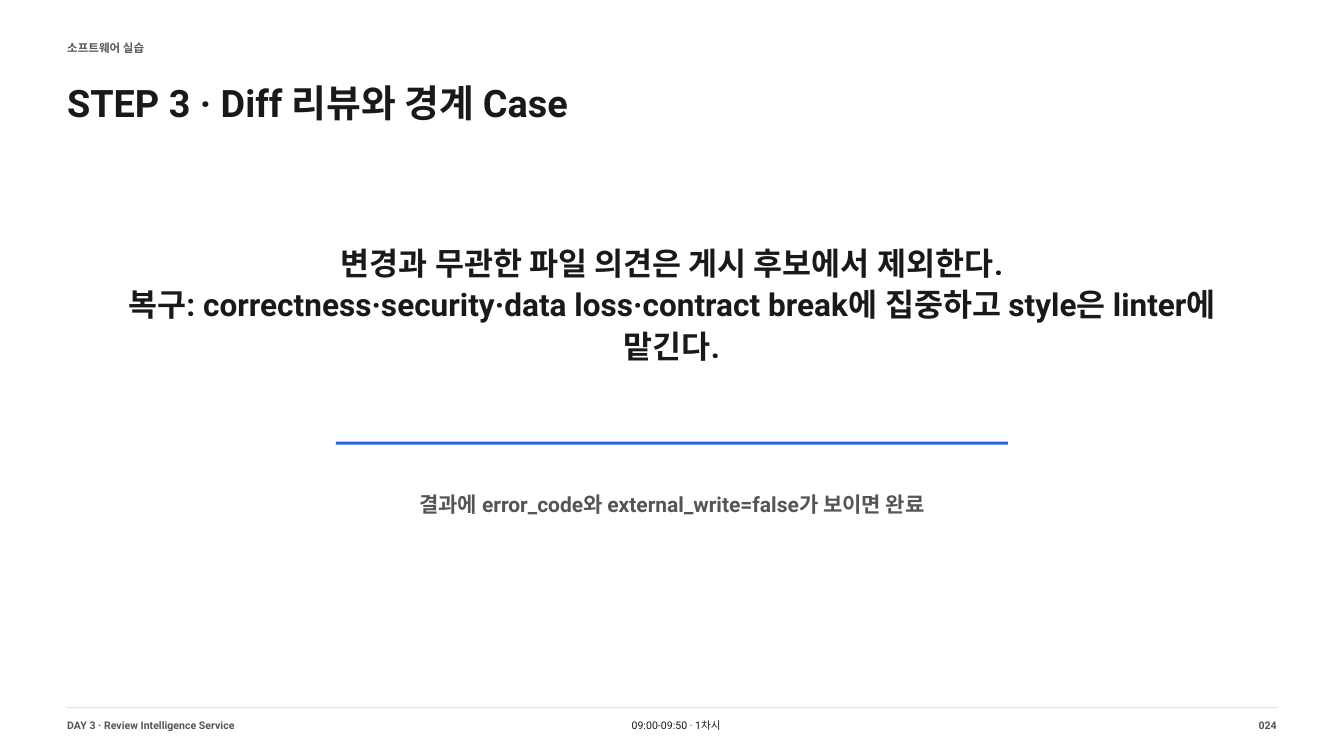
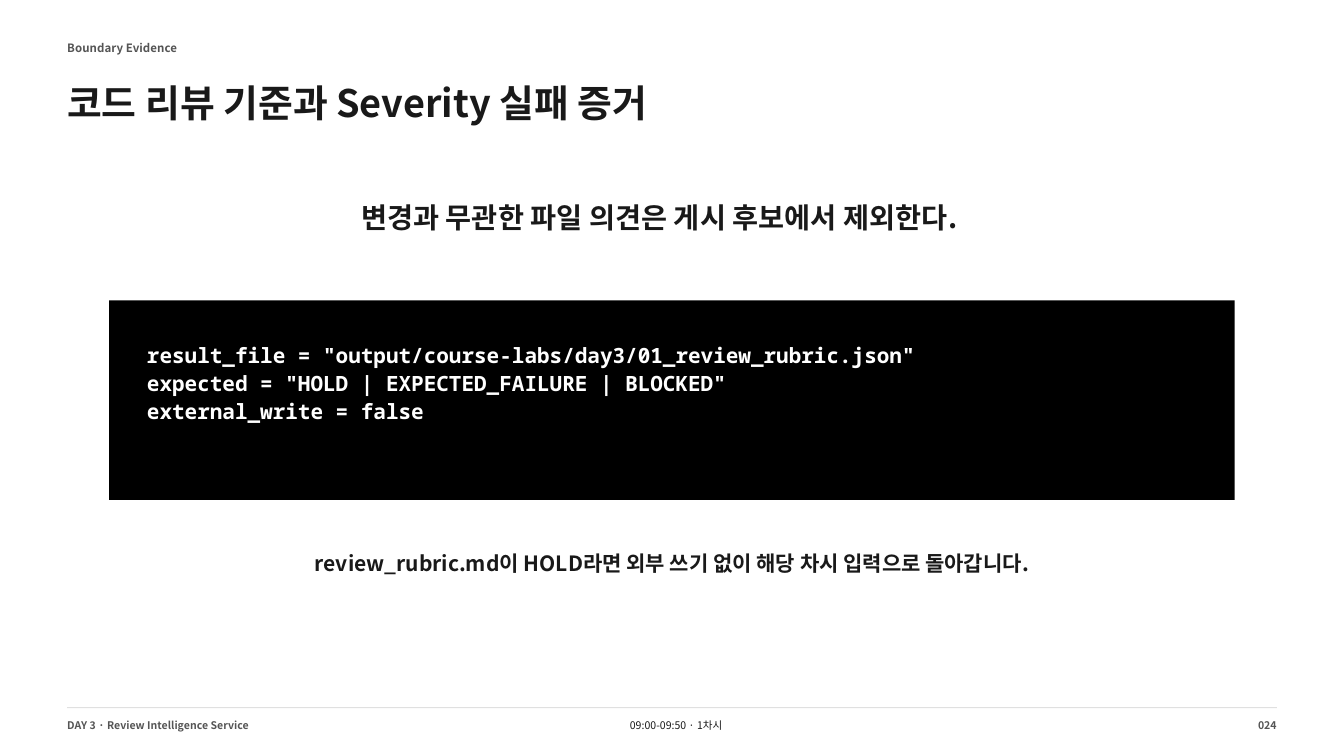
Before and after one commit to smilesjcha/llm-agent-and-workflow-automation, a slide deck: slide 24 of slides/IPA_LLM_Agent_업무자동화_Day3_DRAFT_240p.pptx. Drawn at 1344x756 pixels with LibreOffice and Linux fonts; fonts in the diff are those of the drawing. Boxes give left, top, right and bottom in pixels: in the first picture for what was removed or moved away, otherwise in the second. Text is boxed around its words. In the diff, an @@ line names an element or a change of style, - is before the commit and + after.

```diff
--- a/slides/IPA_LLM_Agent_업무자동화_Day3_DRAFT_240p.pptx
+++ b/slides/IPA_LLM_Agent_업무자동화_Day3_DRAFT_240p.pptx
@@ text at <box>67,43,177,55</box>: text changed; font Roboto to Noto Sans CJK KR @@
-소프트웨어 실습
+Boundary Evidence
@@ text at <box>67,85,647,126</box>: text changed; font Roboto to Noto Sans CJK KR @@
-STEP 3 · Diff 리뷰와 경계 Case
+코드 리뷰 기준과 Severity 실패 증거
@@ text "변경과 무관한 파일 의견은 게시 ...": place and size @@
-text "변경과 무관한 파일 의견은 게시 ..." at <box>128,248,1216,361</box>
+text "변경과 무관한 파일 의견은 게시 ..." at <box>361,204,957,231</box>
@@ text "변경과 무관한 파일 의견은 게시 ..." at <box>361,204,957,231</box>: size 22.5 to 20.2 pt, font Roboto to Noto Sans CJK KR @@
@@ text at <box>128,289,1216,361</box>: paragraph removed @@
-복구: correctness·security·data loss·contract break에 집중하고 style은 linter에 맡긴다.
@@ rectangle added at <box>109,300,1235,500</box>, fill #000000 @@
@@ text at <box>147,346,915,423</box>: text changed; font Roboto to Noto Sans Mono; text colour #555555 to #FFFFFF @@
-결과에 error_code와 external_write=false가 보이면 완료
+result_file = "output/course-labs/day3/01_review_rubric.json"
+expected = "HOLD | EXPECTED_FAILURE | BLOCKED"
+external_write = false
@@ line removed from (336, 444) to (1008, 444) @@
@@ text added at <box>315,553,1029,575</box>, 15 pt, text #191919, bold @@
+review_rubric.md이 HOLD라면 외부 쓰기 없이 해당 차시 입력으로 돌아갑니다.
@@ text "DAY 3 · Review Intelligence ..." at <box>67,720,249,732</box>: font Roboto to Noto Sans CJK KR @@
@@ text "09:00-09:50 · 1차시" at <box>630,720,722,730</box>: font Roboto to Noto Sans CJK KR @@
```
Also in this commit, not shown: 219 other slides changed, 20 slides added, 20 slides removed, 13 other files.
